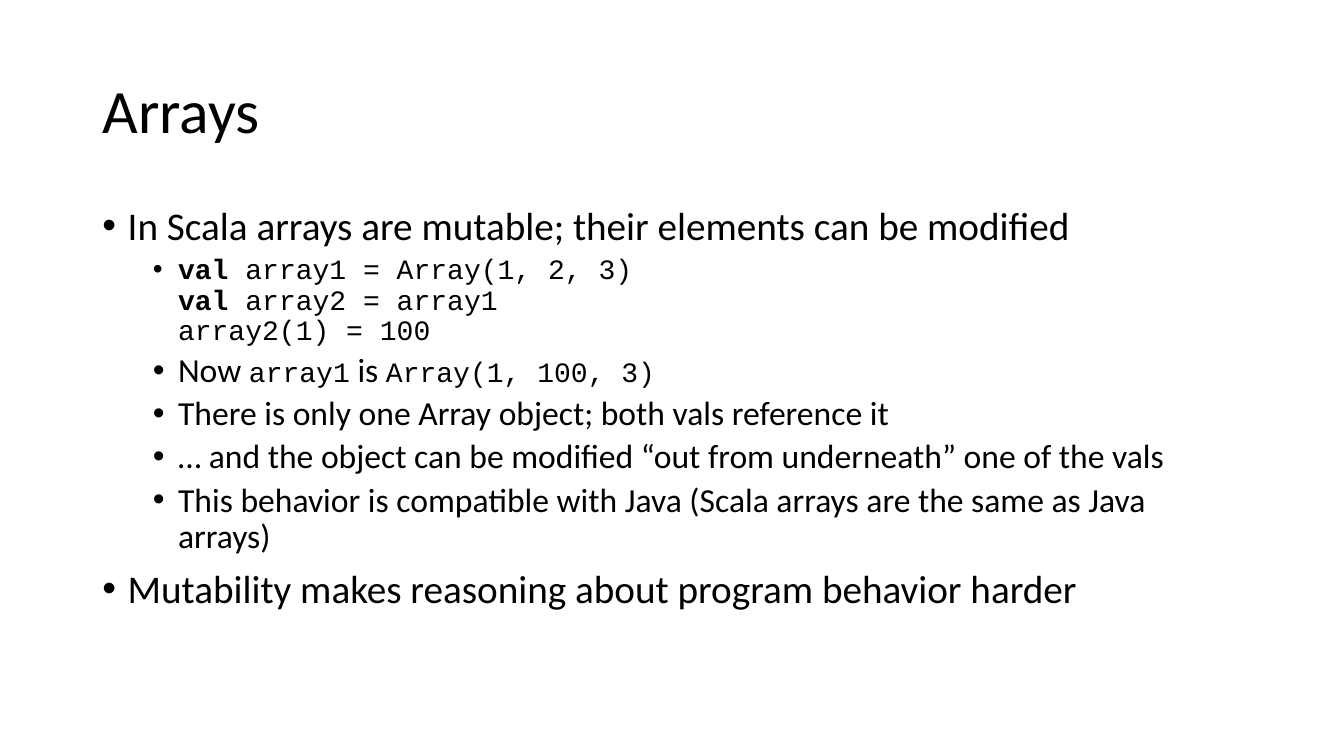
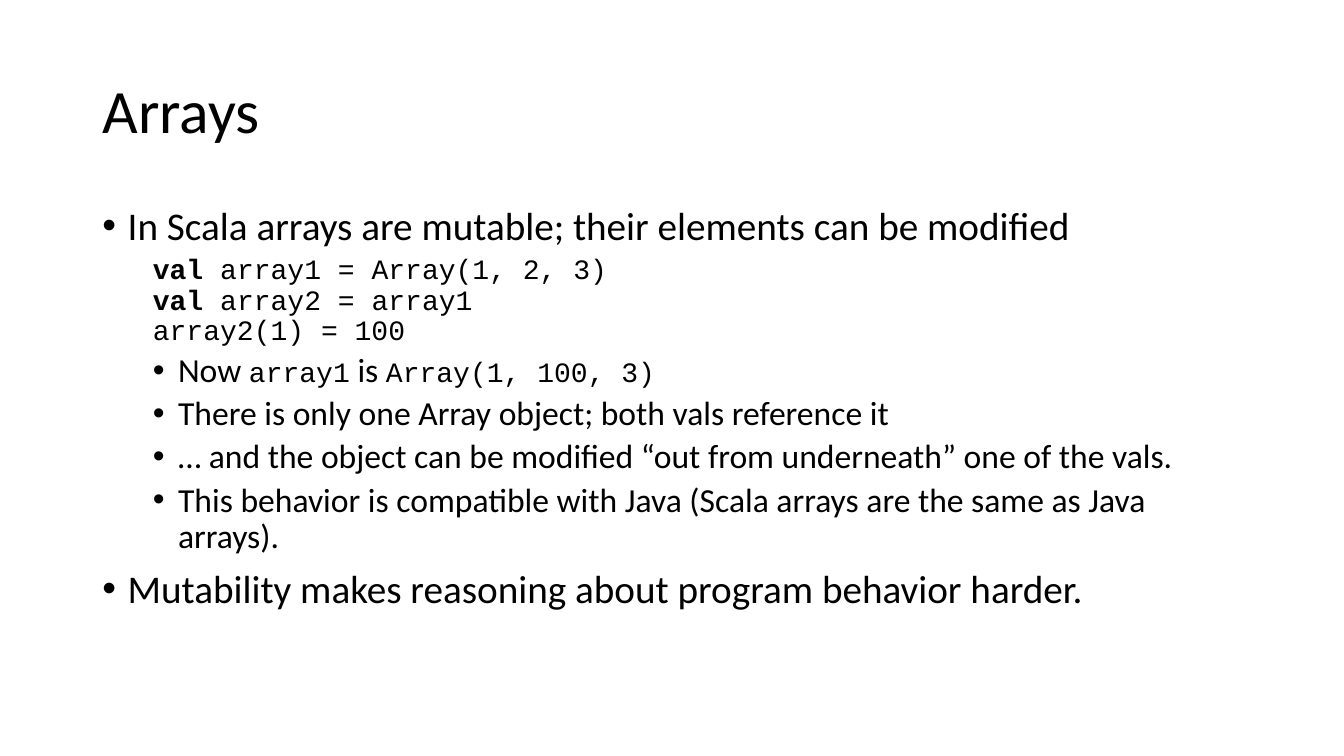
Before and after one commit to pchapin/augusta, a slide deck: slide 8 of tutorials/Scala/presentations/15_Lists.pptx. Drawn at 1344x756 pixels with LibreOffice and Linux fonts; fonts in the diff are those of the drawing. Boxes give left, top, right and bottom in pixels: in the first picture for what was removed or moved away, otherwise in the second. Text is boxed around its words. In the diff, an @@ line names an element or a change of style, - is before the commit and + after.

Commit message:
Refined some of the Scala tutorial presentations.

```diff
--- a/tutorials/Scala/presentations/15_Lists.pptx
+++ b/tutorials/Scala/presentations/15_Lists.pptx
@@ text at <box>153,260,607,346</box>: bullet • to none @@
@@ text at <box>128,444,1172,610</box>: text changed @@
-  • … and the object can be modified “out from underneath” one of the vals
-  • This behavior is compatible with Java (Scala arrays are the same as Java arrays)
-• Mutability makes reasoning about program behavior harder
+  • … and the object can be modified “out from underneath” one of the vals.
+  • This behavior is compatible with Java (Scala arrays are the same as Java arrays).
+• Mutability makes reasoning about program behavior harder.
```
Also in this commit, not shown: 6 other slides changed, 2 other files.
